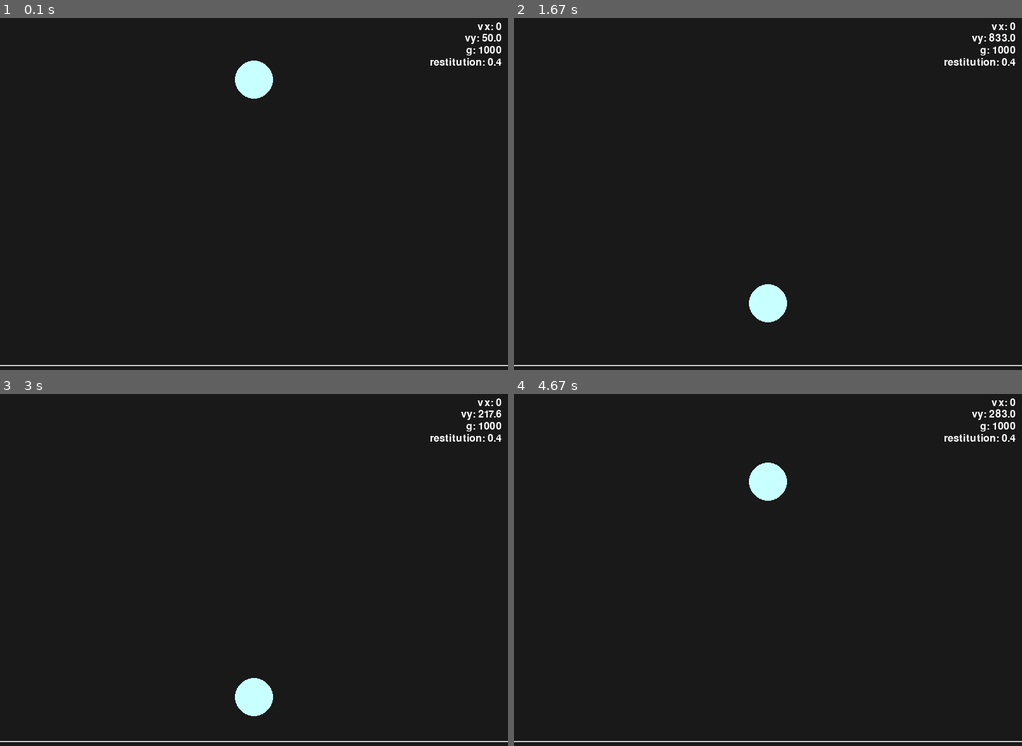
Above: before the commit, frames 1-4 (two rows, left to right).
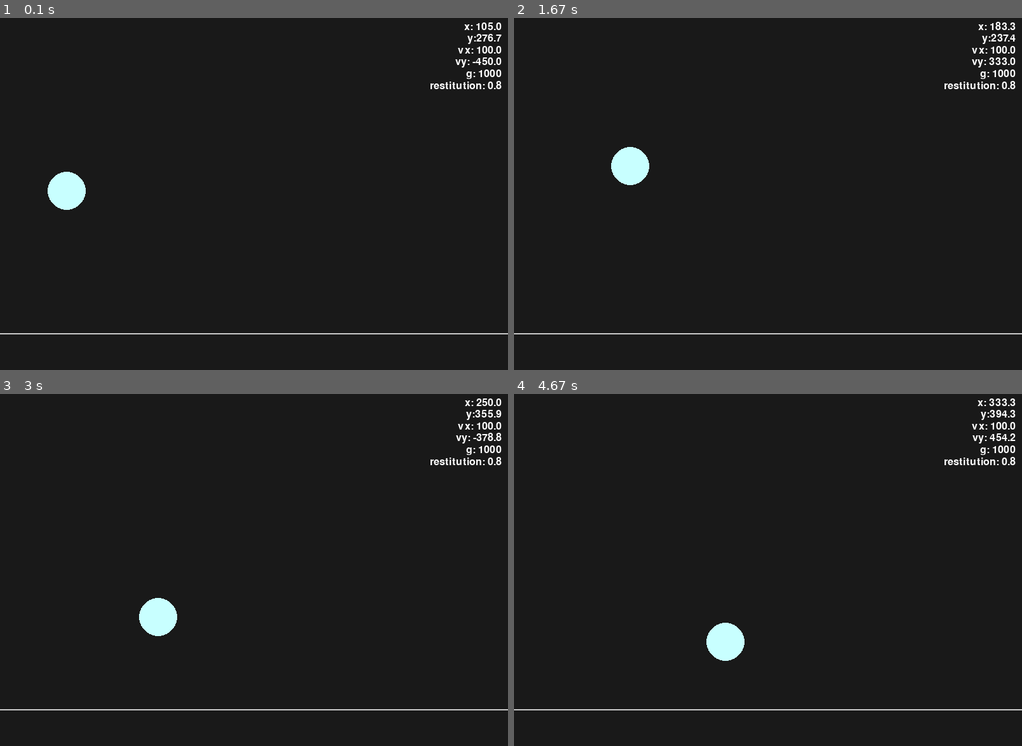
Above: after the commit, the same moments.

Repository: revolution737/Pygame-2D-Physics-Engine
Game: pygame game, started from projectile.py
The game is run twice, just before and just after one commit, with the same random seed, the same clock (stepped at 60 frames per second) and the same inputs.
Inputs:
- Up to frame 1 (0.1 s): no input
- Up to frame 2 (1.67 s): no input
- Up to frame 3 (3 s): no input
- Up to frame 4 (4.67 s): no input

The runs differ from the first frame. In frame 1, 2.6% of the frame differs, in the area x 0-100%, y 1-99%; in frame 2, 2.7%; in frame 3, 2.6%; in frame 4, 2.7%.

Commit message:
Final commit for projectile motion simulation

Diff:
--- a/main.py
+++ b/projectile.py
@@ -11,7 +11,7 @@
 floor_color = (200, 200, 200)
 
 gravity = 1000 #pixels per second squared
-restitution = 0.4
+restitution = 0.8
 
 # -----------------------------
 # Initialization
@@ -26,12 +26,13 @@
 # -----------------------------
 # Physics state
 # -----------------------------
-x = width // 2
-y = 100          # start near the top
-vy = 0           # vertical velocity (px/s)
+x = 100
+y = 300
+vx = 100
+vy = -500
 radius = 30
 
-floor_y = height - 50
+floor_y = height - 100
 
 # -----------------------------
 # Main Loop
@@ -49,6 +50,7 @@
     # --- Physics update ---
     vy += gravity * dt      # v = v + a·dt
     y += vy * dt            # y = y + v·dt
+    x += vx * dt
      # Floor collision
     if y + radius >= floor_y:
         y = floor_y - radius
@@ -77,12 +79,14 @@
         radius
     )
 
-    if vy == 0:
-        y = 100
+    # if vy == 0:
+    #     y = 100
 
     # --- Debug text ---
     debug_lines = [
-    f"vx: 0",
+    f"x: {x:.1f}",
+    f"y:{y:.1f}",
+    f"vx: {vx:.1f}",
     f"vy: {vy:.1f}",
     f"g: {gravity}",
     f"restitution: {restitution}"
